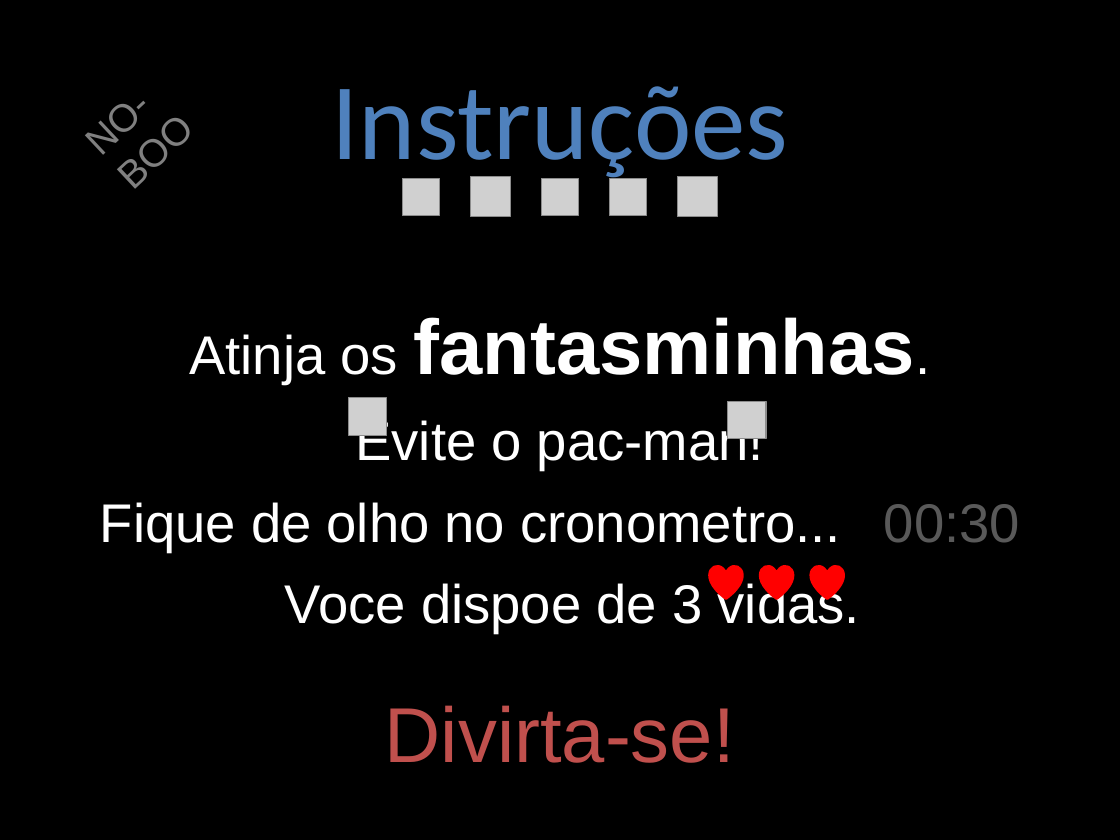
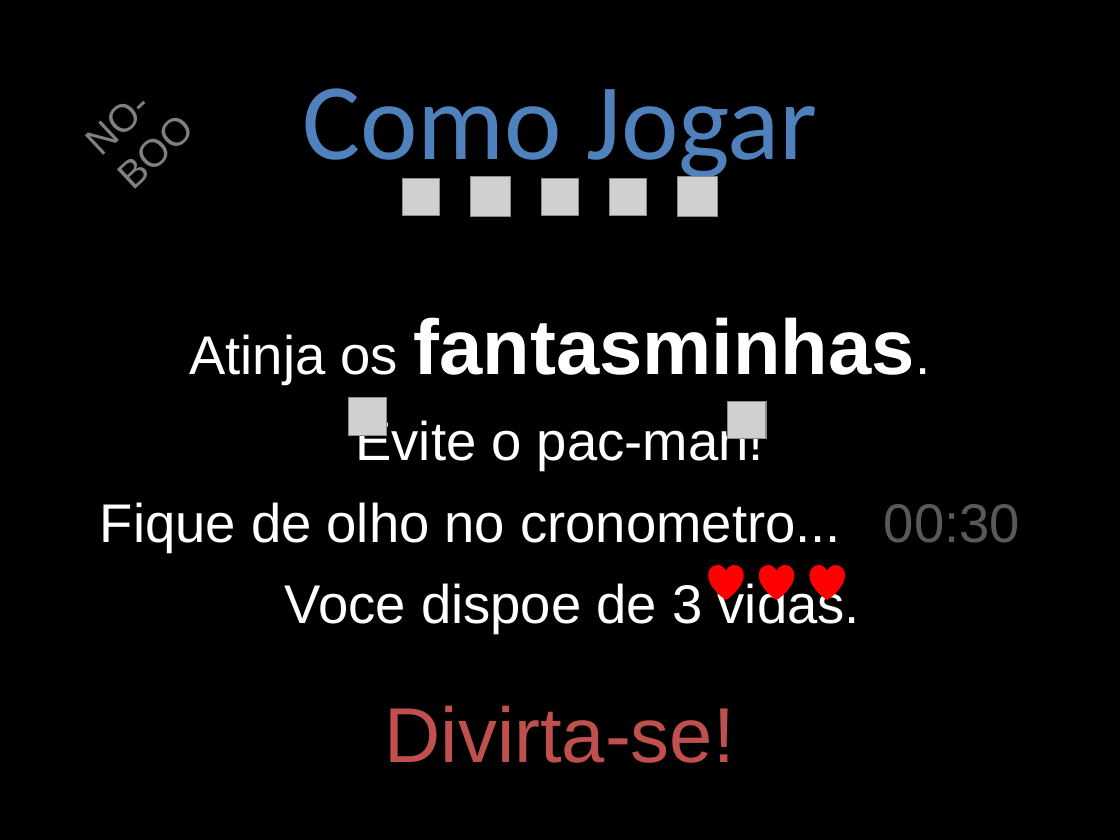
Before and after one commit to jucimarjr/html5games, a slide deck: slide 3 of phaser/no-boo/assets/telas/outros/telas.pptx. Drawn at 1120x840 pixels with LibreOffice and Linux fonts; fonts in the diff are those of the drawing; grey boxes stand for pictures. Boxes give left, top, right and bottom in pixels: in the first picture for what was removed or moved away, otherwise in the second. Text is boxed around its words. In the diff, an @@ line names an element or a change of style, - is before the commit and + after.

```diff
--- a/phaser/no-boo/assets/telas/outros/telas.pptx
+++ b/phaser/no-boo/assets/telas/outros/telas.pptx
@@ text at <box>302,88,817,184</box>: text changed @@
-Instruções
+Como Jogar
```
Also in this commit, not shown: 2 other files.
